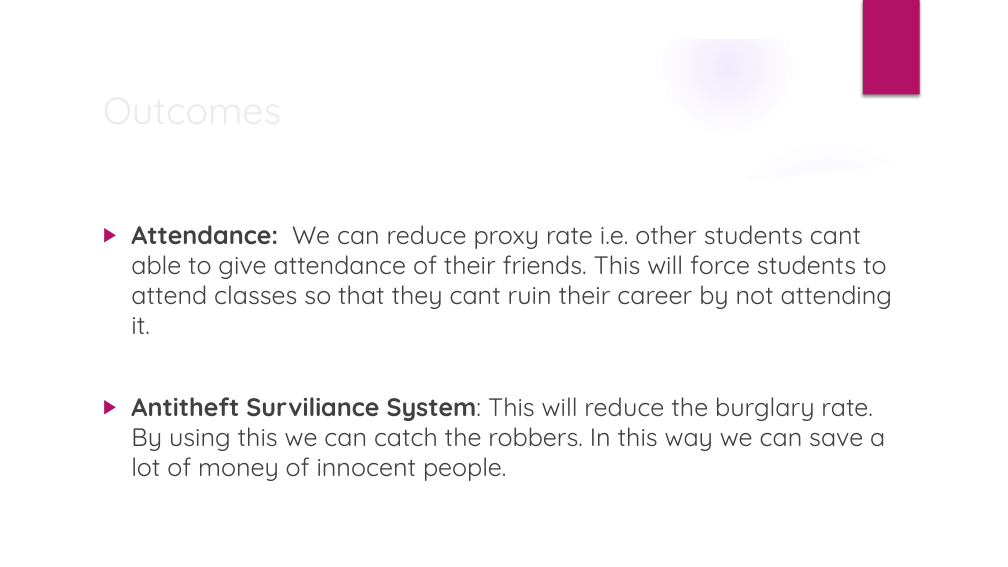
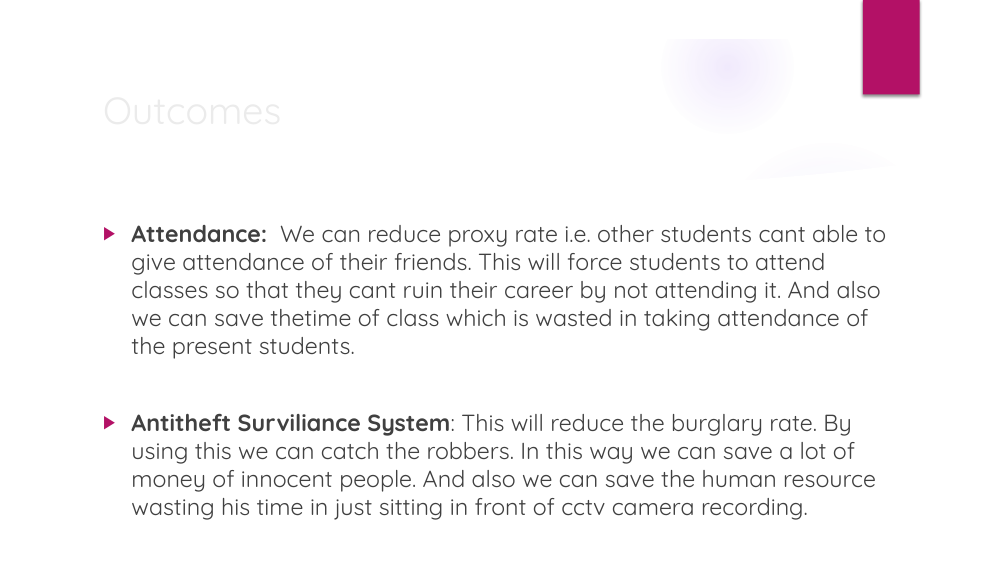
Before and after one commit to utkarsh1148/E-EYE, a slide deck: slide 2 of templates/BUDGET.pptx. Drawn at 1008x567 pixels with LibreOffice and Linux fonts; fonts in the diff are those of the drawing; background and template pictures are left out. Boxes give left, top, right and bottom in pixels: in the first picture for what was removed or moved away, otherwise in the second. Text is boxed around its words. In the diff, an @@ line names an element or a change of style, - is before the commit and + after.

```diff
--- a/templates/BUDGET.pptx
+++ b/templates/BUDGET.pptx
@@ text at box(131, 225, 887, 520): text changed; size 24 to 22.2 pt @@
-▶ Attendance: We can reduce proxy rate i.e. other students cant able to give attendance of their friends. This will force students to attend classes so that they cant ruin their career by not attending it.
-▶ Antitheft Surviliance System: This will reduce the burglary rate. By using this we can catch the robbers. In this way we can save a lot of money of innocent people.
+▶ Attendance: We can reduce proxy rate i.e. other students cant able to give attendance of their friends. This will force students to attend classes so that they cant ruin their career by not attending it. And also we can save thetime of class which is wasted in taking attendance of the present students.
+▶ Antitheft Surviliance System: This will reduce the burglary rate. By using this we can catch the robbers. In this way we can save a lot of money of innocent people. And also we can save the human resource wasting his time in just sitting in front of cctv camera recording.
```
Also in this commit, not shown: 1 slide added, 1 slide removed.
